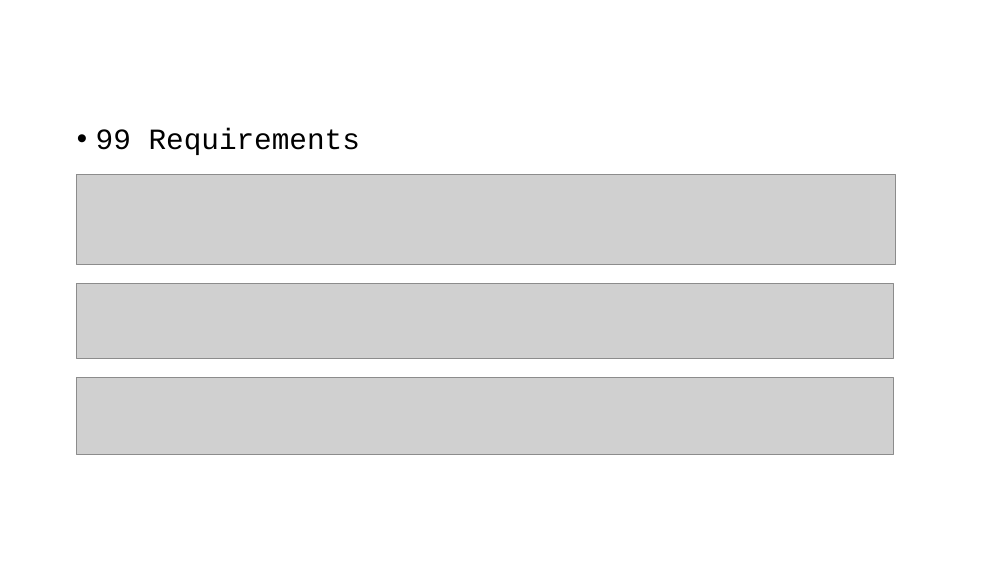
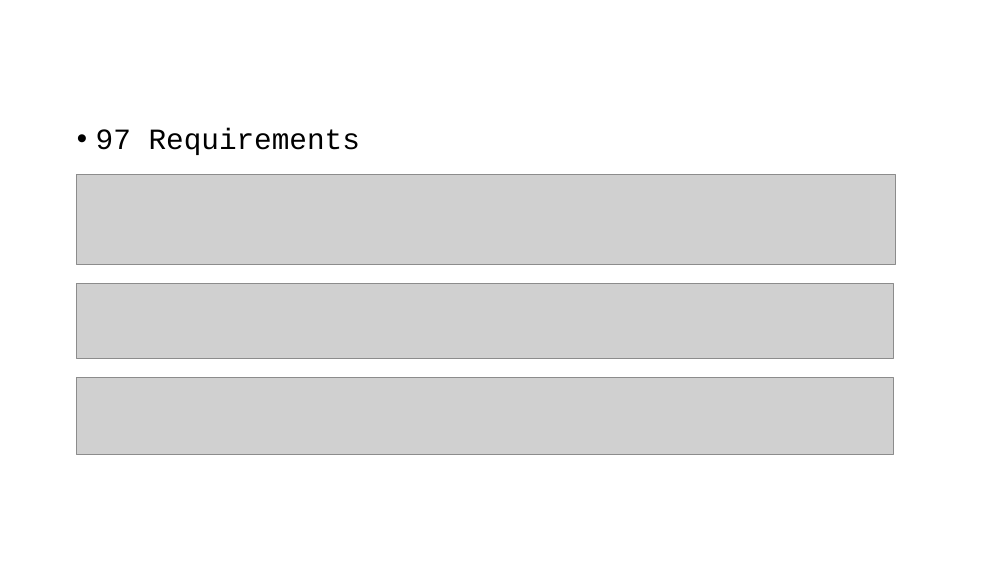
Before and after one commit to as-cal8/RBST-prompt-engineering, a slide deck: slide 6 of presentation/RBST_prompt-eng [Autosaved].pptx (slide 7 before the commit). Drawn at 1008x567 pixels with LibreOffice and Linux fonts; fonts in the diff are those of the drawing; grey boxes stand for pictures. Boxes give left, top, right and bottom in pixels: in the first picture for what was removed or moved away, otherwise in the second. Text is boxed around its words. In the diff, an @@ line names an element or a change of style, - is before the commit and + after.

```diff
--- a/presentation/RBST_prompt-eng [Autosaved].pptx
+++ b/presentation/RBST_prompt-eng [Autosaved].pptx
@@ text at (x1=96, y1=128, x2=360, y2=155): text changed @@
-• 99 Requirements
+• 97 Requirements
```
Also in this commit, not shown: 4 other slides changed, 5 slides added, 2 slides removed, 10 other files.
